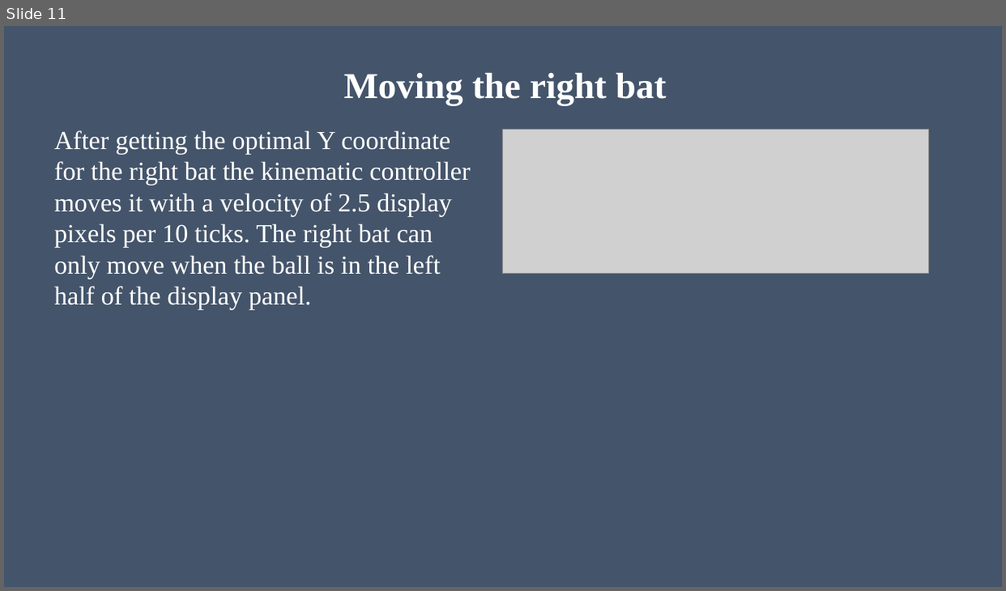
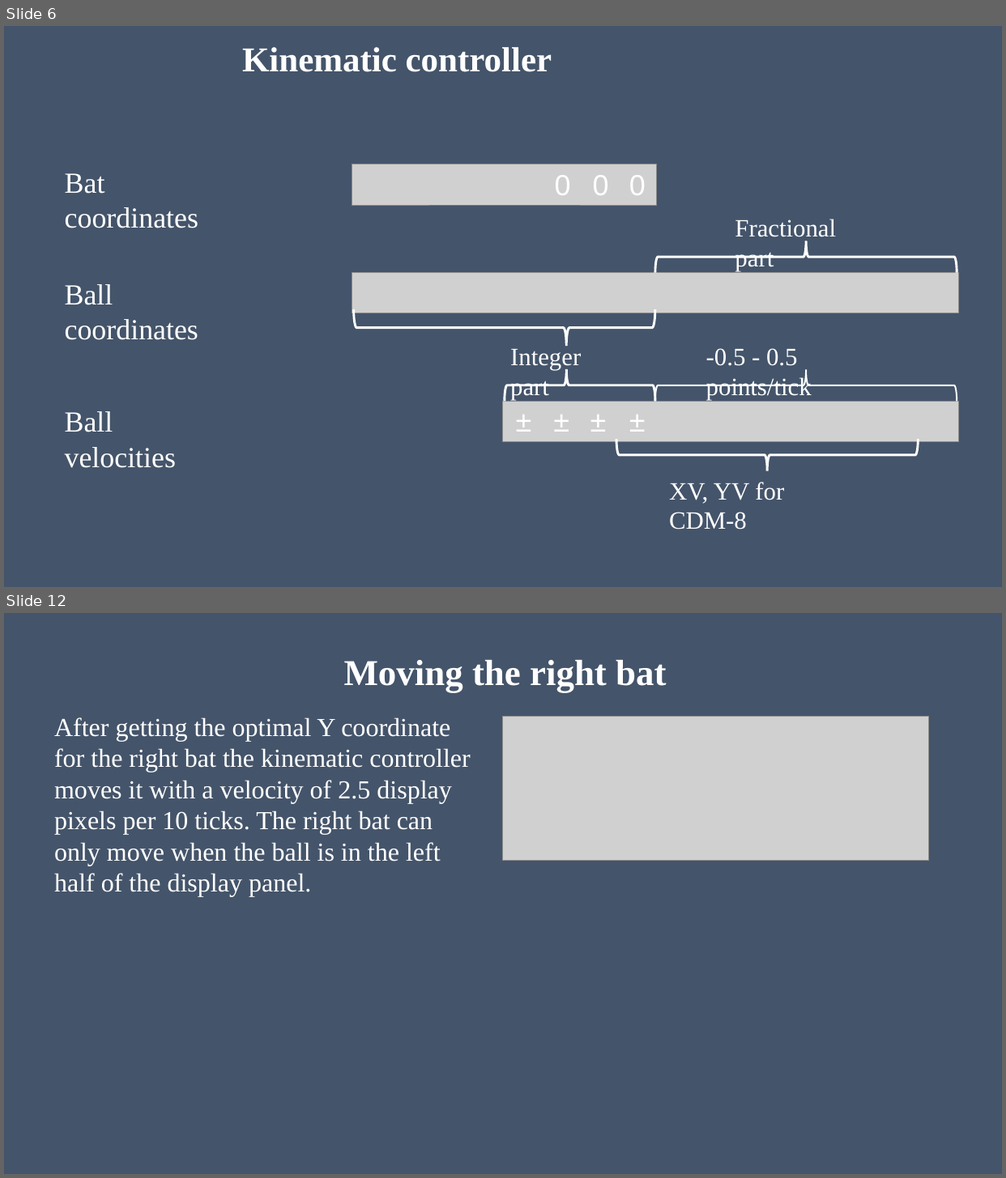
Before and after one commit to MIZINCHIK/DigitalPlatforms, a slide deck: Presentation.pptx. Shown one above the other, each under a label of ours: slide 11 before the commit, slides 6 and 12 after it; the slides between them are not shown. The pictures are 1006x591 and 1006x1178 pixels, drawn with LibreOffice and Linux fonts; fonts in the diff are those of the drawing; grey boxes stand for pictures. Boxes give left, top, right and bottom in pixels: in the first picture for what was removed or moved away, otherwise in the second. Text is boxed around its words. In the diff, an @@ line names an element or a change of style, - is before the commit and + after.

```diff
--- a/Presentation.pptx
+++ b/Presentation.pptx
@@ slide 6 added at (4,26,1002,587), background #44546A @@
@@ title added at (242,47,552,72), 33.5 pt, text #FFFFFF, bold @@
+Kinematic controller
@@ picture added at (352,165,657,205) @@
@@ text added at (65,173,198,228), 28 pt, text #FFFFFF @@
+Bat coordinates
@@ text added at (555,175,571,195), 28 pt, text #FFFFFF @@
+0
@@ text added at (593,175,609,195), 28 pt, text #FFFFFF @@
+0
@@ text added at (629,175,646,195), 28 pt, text #FFFFFF @@
+0
@@ text added at (735,219,836,271), 24 pt, text #FFFFFF @@
+Fractional part
@@ left brace added at (655,241,957,273), outline #FFFFFF 2.25 pt @@
@@ text added at (65,284,198,340), 28 pt, text #FFFFFF @@
+Ball coordinates
@@ picture added at (352,273,958,314) @@
@@ left brace added at (354,310,655,347), outline #FFFFFF 2.25 pt @@
@@ text added at (510,349,581,400), 24 pt, text #FFFFFF @@
+Integer part
@@ text added at (706,348,812,400), 24 pt, text #FFFFFF @@
+-0.5 - 0.5 points/tick
@@ left brace added at (505,369,655,402), outline #FFFFFF 2.25 pt @@
@@ left brace added at (655,370,957,402), outline #FFFFFF 1.5 pt @@
@@ text added at (65,412,176,468), 28 pt, text #FFFFFF @@
+Ball velocities
@@ picture added at (503,402,958,442) @@
@@ text added at (509,399,539,442), 28 pt, text #FFFFFF @@
+±
@@ text added at (546,399,577,442), 28 pt, text #FFFFFF @@
+±
@@ text added at (582,399,613,442), 28 pt, text #FFFFFF @@
+±
@@ text added at (621,399,652,442), 28 pt, text #FFFFFF @@
+±
@@ left brace added at (616,439,918,472), outline #FFFFFF 2.25 pt @@
@@ text added at (669,482,784,530), 24 pt, text #FFFFFF @@
+XV, YV for CDM-8
@@ what was slide 11 is now slide 12 @@
```
Also in this commit, not shown: 1 slide changed, 4 other slides added, 4 slides removed.
